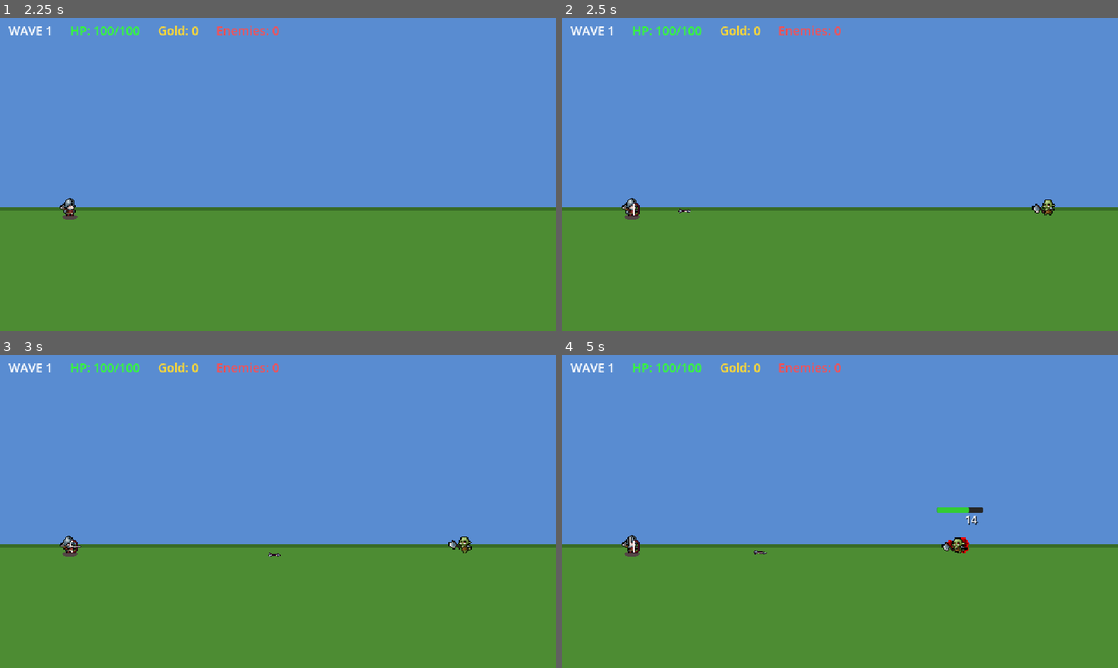
Above: before the commit, frames 1-4 (two rows, left to right).
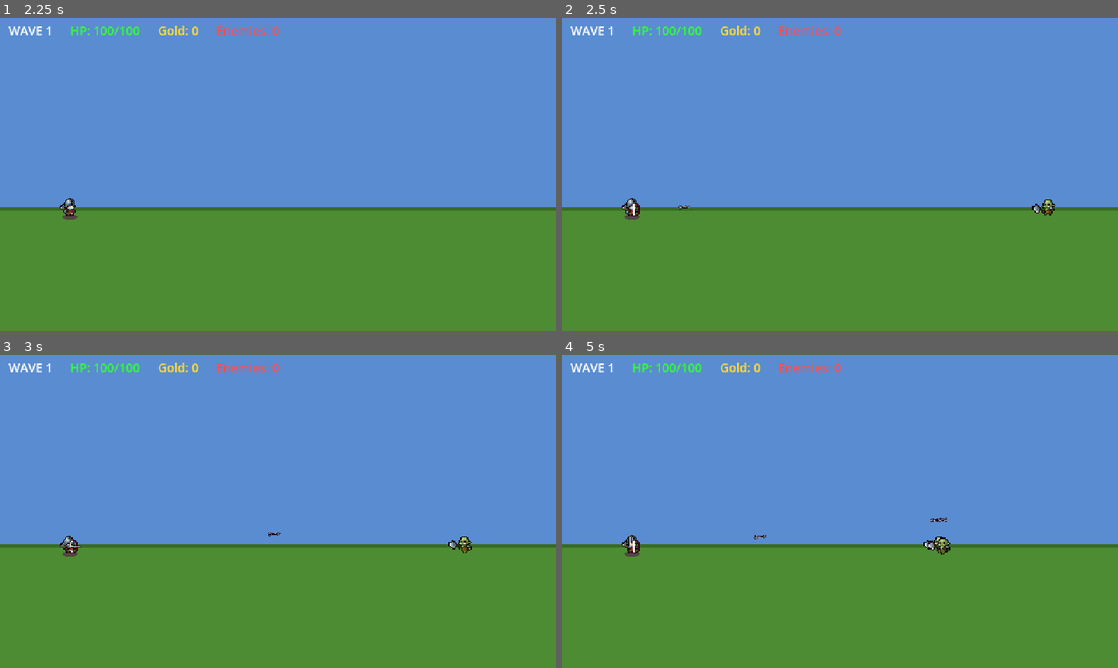
Above: after the commit, the same moments.

Repository: Amerta1090/Tiny-Arena
Game: Godot game, scene res://scenes/main_menu.tscn
Same seed, same stepped clock (60 frames per second), same inputs: the game is played once before the commit and once after it.
Inputs:
- Up to frame 1 (2.25 s): click "NEW GAME" at 0.5 s; tap Enter at 1.25 s; tap Space at 2 s
- Up to frame 2 (2.5 s): no input
- Up to frame 3 (3 s): no input
- Up to frame 4 (5 s): no input

Frame 1 is identical in both runs. In frame 2, less than 0.1% of the frame differs, in the area x 20-24%, y 59-63%; in frame 3, less than 0.1%; in frame 4, 0.6%, in the area x 34-76%, y 48-64%.

Commit message:
Fix arrow aim to orc center instead of top-left origin

Diff:
--- a/scripts/combat/arrow.gd
+++ b/scripts/combat/arrow.gd
@@ -16,7 +16,8 @@
 
 func _physics_process(delta: float) -> void:
 	if target_unit and is_instance_valid(target_unit) and not target_unit.is_dead:
-		direction = (target_unit.global_position - global_position).normalized()
+		var target_pos: Vector2 = target_unit.global_position + Vector2(0, -50)
+		direction = (target_pos - global_position).normalized()
 		rotation = direction.angle()
 
 	position += direction * speed * delta
--- a/scripts/units/soldier.gd
+++ b/scripts/units/soldier.gd
@@ -65,7 +65,8 @@
 		return
 	var arrow: Node2D = arrow_scene.instantiate()
 	arrow.global_position = global_position + Vector2(20, -20)
-	var dir: Vector2 = (target.global_position - global_position).normalized()
+	var target_pos: Vector2 = target.global_position + Vector2(0, -50)
+	var dir: Vector2 = (target_pos - global_position).normalized()
 	arrow.direction = dir
 	arrow.damage = get_attack_damage()
 	arrow.pierce_count = pierce_count
